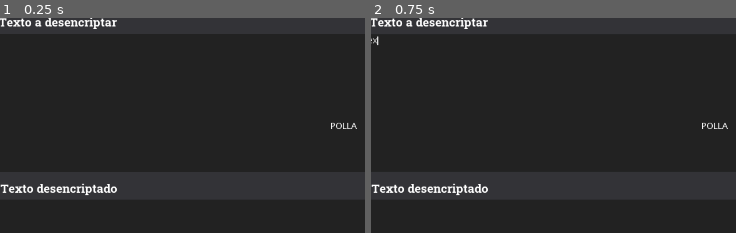
Above: before the commit, frames 1-2 (left to right).
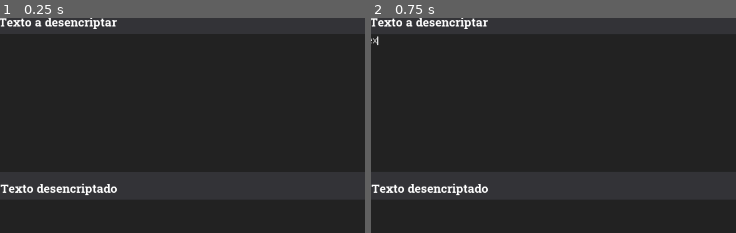
Above: after the commit, the same moments.

Repository: GuillermoHS/RepoPrueba
Game: Godot game, scene res://Desencriptador.tscn
Same seed, same stepped clock (60 frames per second), same inputs: the game is played once before the commit and once after it. Before the commit the project has no main scene; this scene is started directly in both runs.
Inputs (mouse positions are % of the whole screen's width and height, from its top left):
- Up to frame 1 (0.25 s): no input
- Up to frame 2 (0.75 s): click (50, 27) at 0.52 s; type "Alex" at 0.6 s
The pictures show only the part of the screen within x 2-52%, y 7-57%; the shares and areas given below are measured in that part.

The runs differ from the first frame. In frame 1, 0.1% of the frame differs, in the area x 90-98%, y 48-52%; in frame 2, 0.1%.

Commit message:
Añadido alertas de errores

Diff:
--- a/Desencriptador.tscn
+++ b/Desencriptador.tscn
@@ -143,12 +143,13 @@
 "_edit_use_anchors_": false
 }
 
-[node name="Label3" type="Label" parent="."]
-margin_left = 611.815
-margin_top = 228.551
-margin_right = 653.815
-margin_bottom = 242.551
-text = "POLLA"
-__meta__ = {
-"_edit_use_anchors_": false
-}
+[node name="AcceptDialog" type="AcceptDialog" parent="."]
+anchor_left = 0.5
+anchor_top = 0.5
+anchor_right = 0.5
+anchor_bottom = 0.5
+margin_left = -146.5
+margin_top = -49.5
+margin_right = 146.5
+margin_bottom = 49.5
+window_title = "Error"
--- a/Encriptador.tscn
+++ b/Encriptador.tscn
@@ -142,3 +142,14 @@
 __meta__ = {
 "_edit_use_anchors_": false
 }
+
+[node name="AcceptDialog" type="AcceptDialog" parent="."]
+anchor_left = 0.5
+anchor_top = 0.5
+anchor_right = 0.5
+anchor_bottom = 0.5
+margin_left = -147.5
+margin_top = -44.0
+margin_right = 147.5
+margin_bottom = 44.0
+window_title = "Error"
--- a/project.godot
+++ b/project.godot
@@ -16,7 +16,7 @@
 [application]
 
 config/name="Maquina Enigma"
-run/main_scene="res://Interfaz.tscn"
+run/main_scene="res://Encriptador.tscn"
 config/icon="res://icon.png"
 
 [display]
